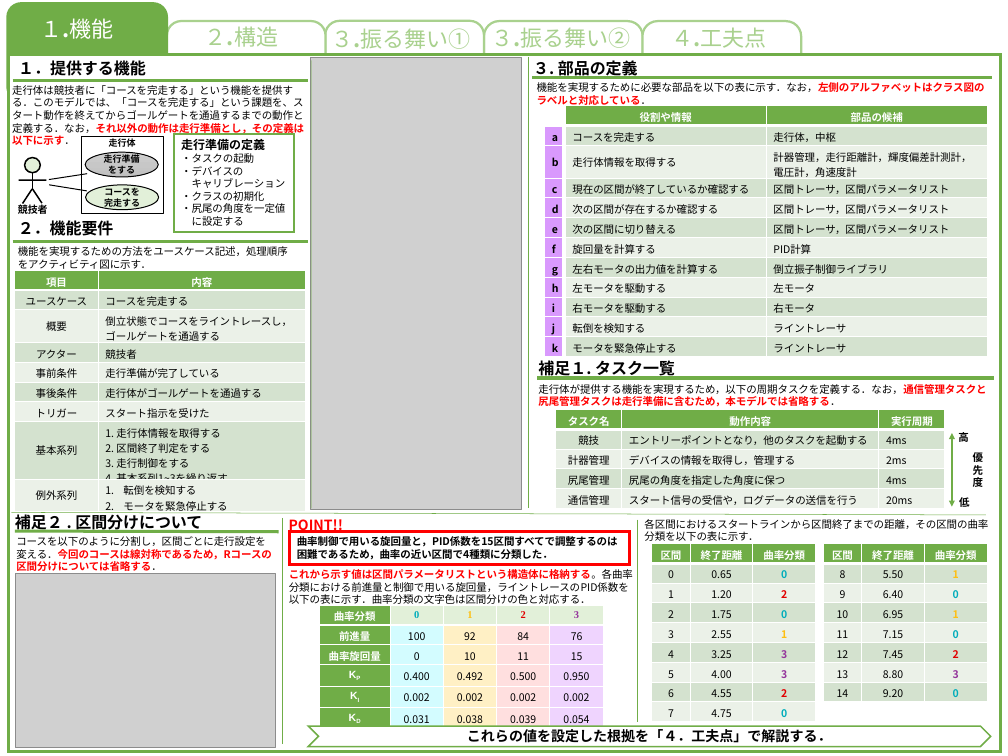
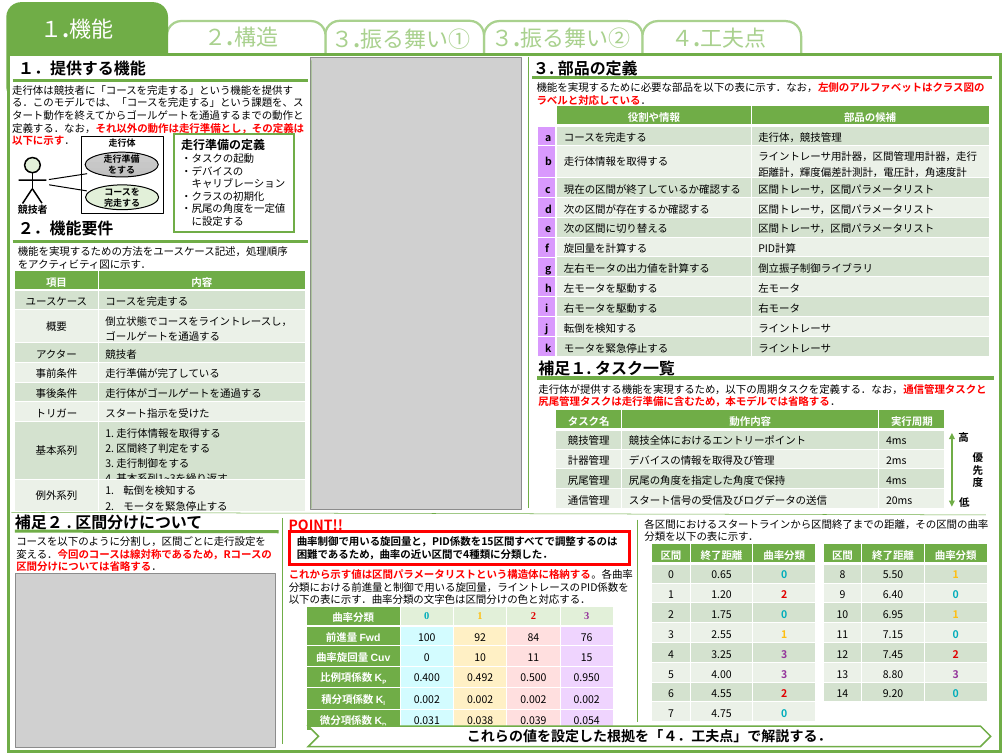
Before and after one commit to akita-lab-2019/model, a slide deck: slide 1 of 完成モデル/機能モデル.pptx. Drawn at 1008x756 pixels with LibreOffice and Linux fonts; fonts in the diff are those of the drawing; grey boxes stand for pictures. Boxes give left, top, right and bottom in pixels: in the first picture for what was removed or moved away, otherwise in the second. Text is boxed around its words. In the diff, an @@ line names an element or a change of style, - is before the commit and + after.

Commit message:
update: 機能モデル

```diff
--- a/完成モデル/機能モデル.pptx
+++ b/完成モデル/機能モデル.pptx
@@ table at [557,105,989,357] @@
-row 2, column 2: 走行体，中枢
+row 2, column 2: 走行体，競技管理
-row 3, column 2: 計器管理，走行距離計，輝度偏差計測計， / 電圧計，角速度計
+row 3, column 2: ライントレーサ用計器，区間管理用計器，走行距離計，輝度偏差計測計，電圧計，角速度計
@@ table: place and size @@
-table at [565,106,987,357]
+table at [557,105,989,357]
@@ line moved from (542, 126) - (577, 126) to (536, 126) - (572, 126) @@
@@ table: place and size @@
-table at [545,126,562,356]
+table at [538,125,555,356]
@@ table at [556,410,945,509] @@
-row 2, column 1: 競技
+row 2, column 1: 競技管理
-row 2, column 2: エントリーポイントとなり，他のタスクを起動する
+row 2, column 2: 競技全体におけるエントリーポイント
-row 3, column 2: デバイスの情報を取得し，管理する
+row 3, column 2: デバイスの情報を取得及び管理
-row 4, column 2: 尻尾の角度を指定した角度に保つ
+row 4, column 2: 尻尾の角度を指定した角度で保持
-row 5, column 2: スタート信号の受信や，ログデータの送信を行う
+row 5, column 2: スタート信号の受信及びログデータの送信
@@ table at [306,606,613,733] @@
-row 2, column 1: 前進量
+row 2, column 1: 前進量 Fwd
-row 3, column 1: 曲率旋回量
+row 3, column 1: 曲率旋回量 Cuv
-row 4, column 1: KP
+row 4, column 1: 比例項係数 KP
-row 5, column 1: KI
+row 5, column 1: 積分項係数 KI
-row 6, column 1: KD
+row 6, column 1: 微分項係数 KD
@@ table: place and size @@
-table at [320,605,603,730]
+table at [306,606,613,733]
```
